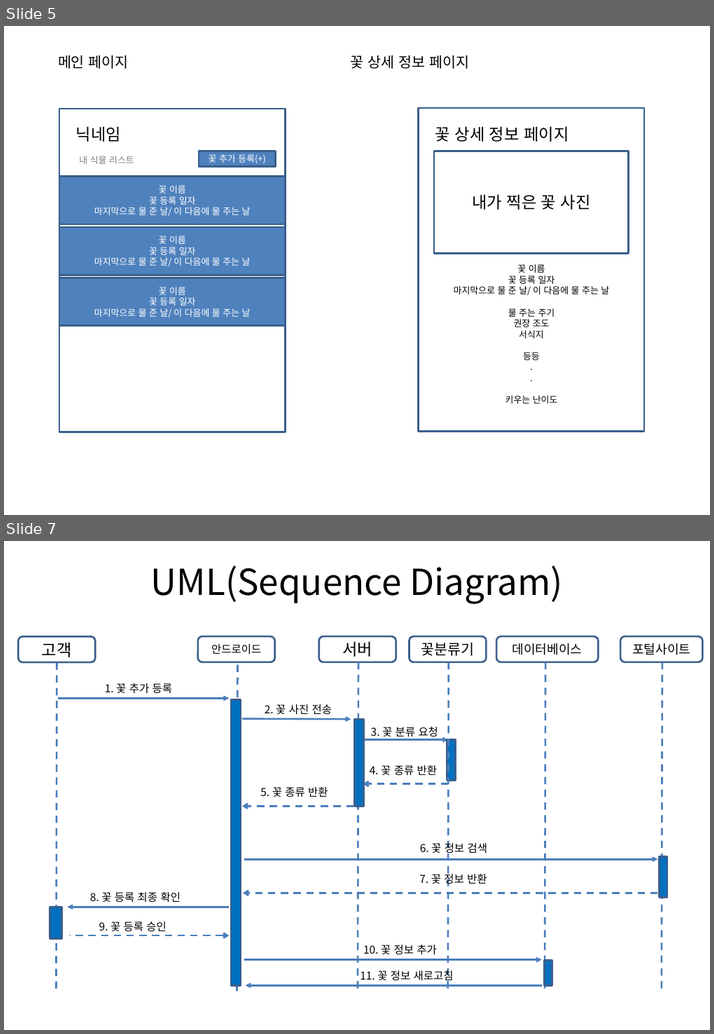
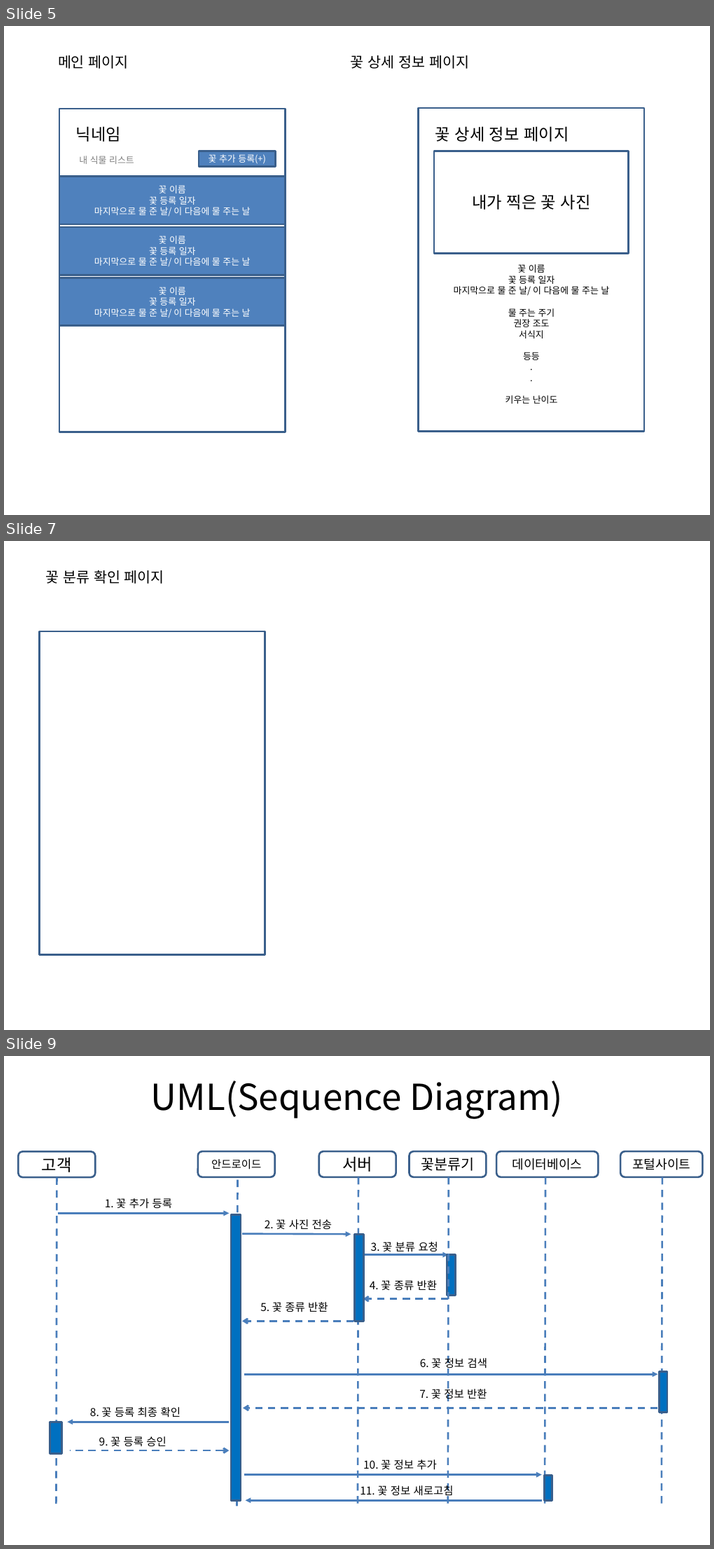
Before and after one commit to s45000/FlowerManage, a slide deck: 꽃어플리케이션.pptx. Shown one above the other, each under a label of ours: slides 5 and 7 before the commit, slides 5, 7 and 9 after it; the slides between them are not shown. The pictures are 714x1034 and 714x1549 pixels, drawn with LibreOffice and Linux fonts; fonts in the diff are those of the drawing. Boxes give left, top, right and bottom in pixels: in the first picture for what was removed or moved away, otherwise in the second. Text is boxed around its words. In the diff, an @@ line names an element or a change of style, - is before the commit and + after.

```diff
--- a/꽃어플리케이션.pptx
+++ b/꽃어플리케이션.pptx
@@ slide 7 added at (x1=4, y1=541, x2=710, y2=1030), background #FFFFFF @@
@@ text added at (x1=46, y1=570, x2=164, y2=584), 16 pt, text #000000 @@
+꽃 분류 확인 페이지
@@ rectangle added at (x1=39, y1=631, x2=264, y2=955), fill #FFFFFF, outline #3A5F8C 2 pt @@
@@ what was slide 7 is now slide 9 @@
```
Also in this commit, not shown: 1 slide changed, 8 other slides added, 1 slide removed, 3 other files.
